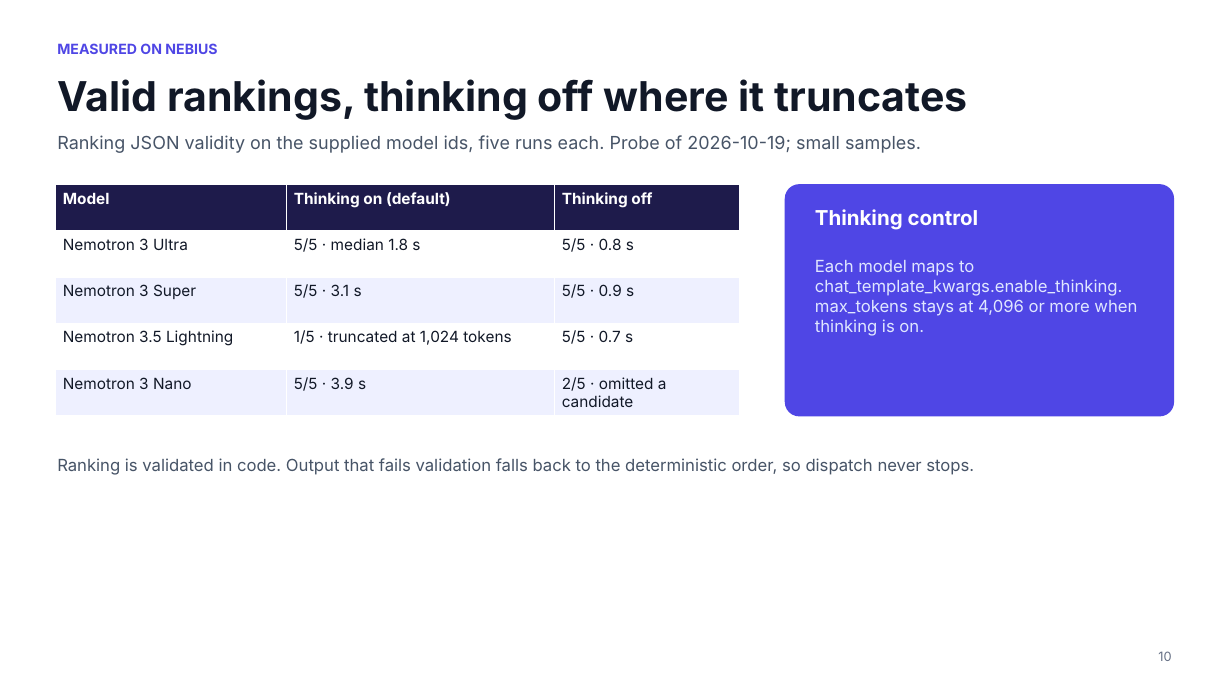
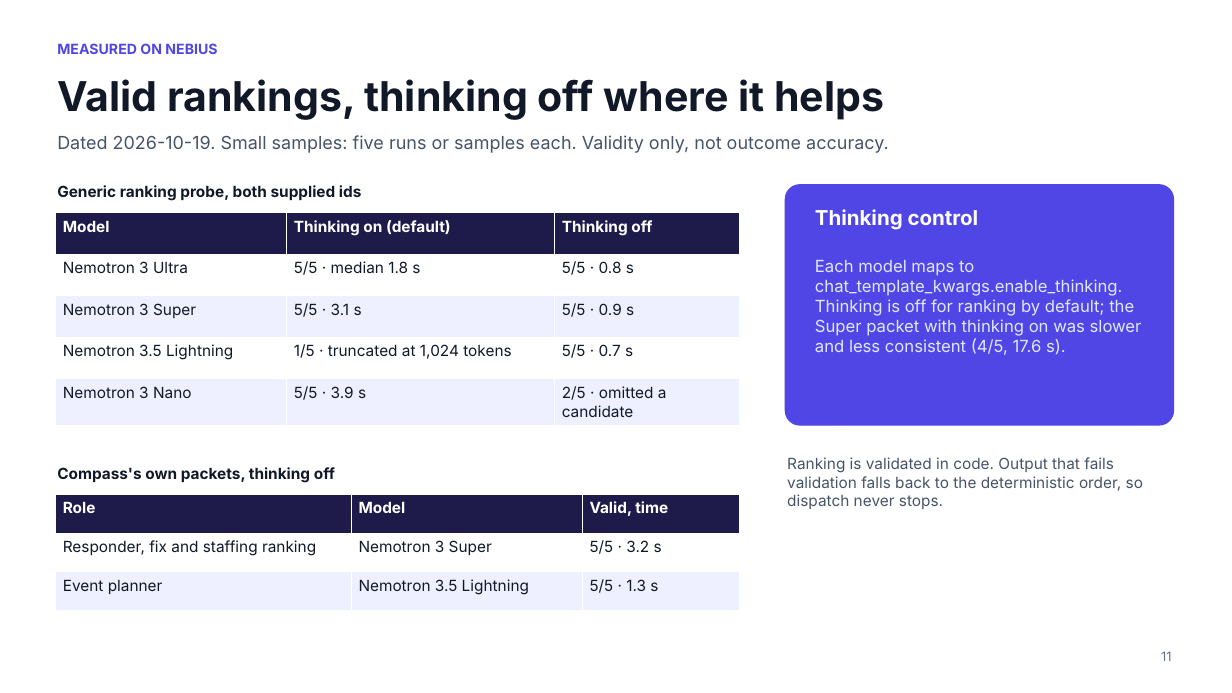
Before and after one commit to e8aura-makodev58/nebius-compass, a slide deck: slide 11 of docs/nebius/deck/ResponseCompass-nebius-deck.pptx (slide 10 before the commit). Drawn at 1232x693 pixels with LibreOffice and Linux fonts; fonts in the diff are those of the drawing; background and template pictures are left out. Boxes give left, top, right and bottom in pixels: in the first picture for what was removed or moved away, otherwise in the second. Text is boxed around its words. In the diff, an @@ line names an element or a change of style, - is before the commit and + after.

```diff
--- a/docs/nebius/deck/ResponseCompass-nebius-deck.pptx
+++ b/docs/nebius/deck/ResponseCompass-nebius-deck.pptx
@@ text at bbox=[57, 79, 884, 120]: text changed @@
-Valid rankings, thinking off where it truncates
+Valid rankings, thinking off where it helps
@@ text at bbox=[57, 135, 889, 153]: text changed @@
-Ranking JSON validity on the supplied model ids, five runs each. Probe of 2026-10-19; small samples.
+Dated 2026-10-19. Small samples: five runs or samples each. Validity only, not outcome accuracy.
@@ text added at bbox=[57, 185, 361, 201], 12 pt, text #111827, bold @@
+Generic ranking probe, both supplied ids
@@ rounded rectangle: place and size @@
-rounded rectangle at bbox=[786, 185, 1174, 416]
+rounded rectangle at bbox=[786, 185, 1174, 425]
@@ table: place and size @@
-table at bbox=[55, 185, 739, 416]
+table at bbox=[55, 213, 739, 421]
@@ text at bbox=[815, 260, 1142, 355]: text changed @@
-Each model maps to chat_template_kwargs.enable_thinking. max_tokens stays at 4,096 or more when thinking is on.
+Each model maps to chat_template_kwargs.enable_thinking. Thinking is off for ranking by default; the Super packet with thinking on was slower and less consistent (4/5, 17.6 s).
@@ text added at bbox=[57, 467, 335, 483], 12 pt, text #111827, bold @@
+Compass's own packets, thinking off
@@ text "Ranking is validated in code. ...": place and size @@
-text "Ranking is validated in code. ..." at bbox=[57, 458, 974, 475]
+text "Ranking is validated in code. ..." at bbox=[787, 457, 1143, 509]
@@ text "Ranking is validated in code. ..." at bbox=[787, 457, 1143, 509]: size 13 to 12 pt @@
@@ table added at bbox=[55, 494, 739, 611], 3 rows, 3 columns @@
+Role | Model | Valid, time
+Responder, fix and staffing ranking | Nemotron 3 Super | 5/5 · 3.2 s
+Event planner | Nemotron 3.5 Lightning | 5/5 · 1.3 s
@@ text at bbox=[1161, 651, 1171, 661]: text changed @@
-10
+11
```
Also in this commit, not shown: 17 other slides changed, 1 slide added, 2 other files.
